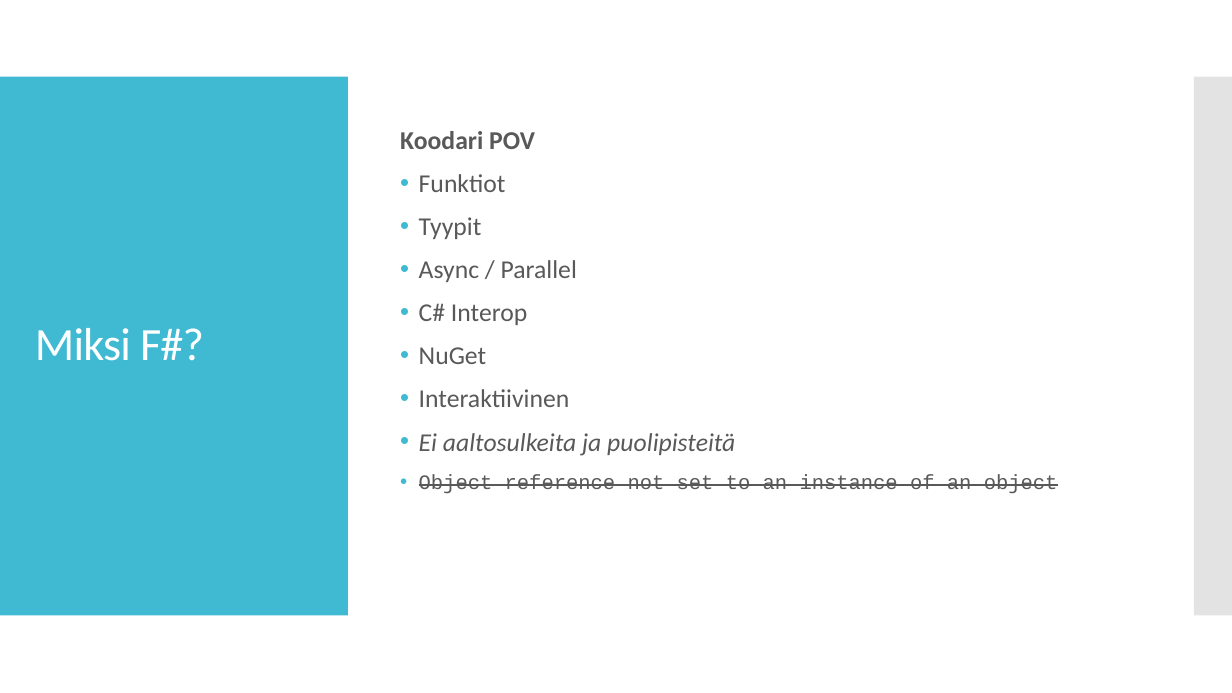
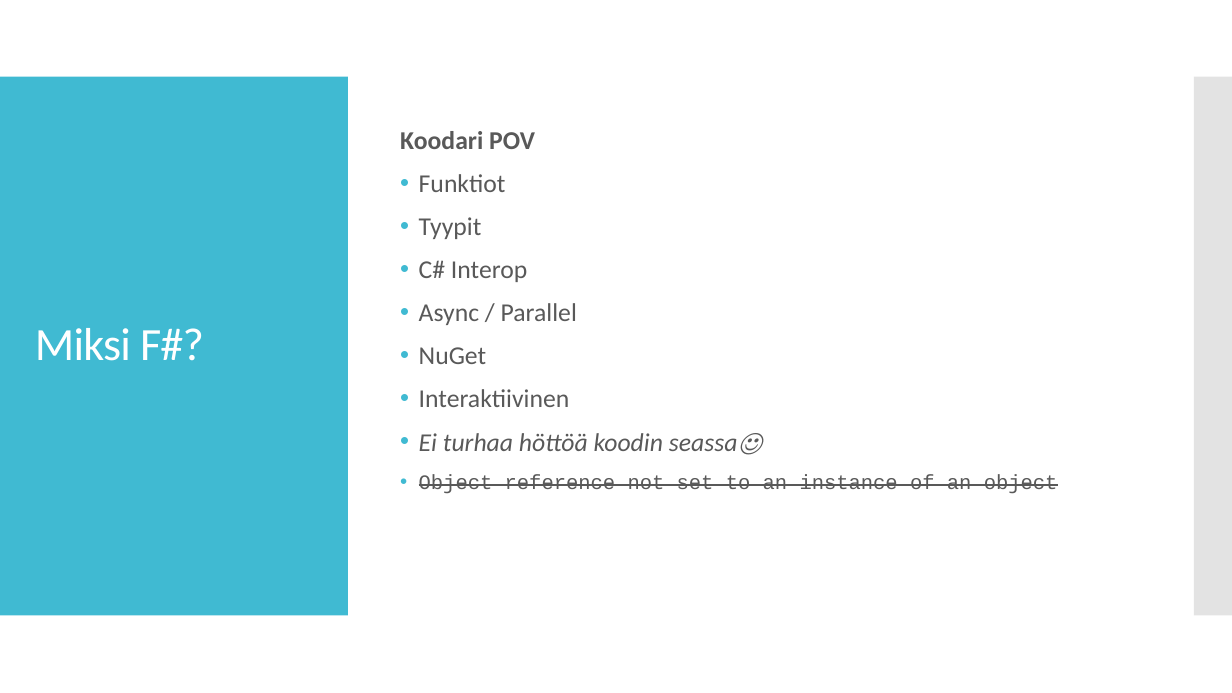
Before and after one commit to supertopi/FSharpRep, a slide deck: slide 6 of F.pptx. Drawn at 1232x693 pixels with LibreOffice and Linux fonts; fonts in the diff are those of the drawing. Boxes give left, top, right and bottom in pixels: in the first picture for what was removed or moved away, otherwise in the second. Text is boxed around its words. In the diff, an @@ line names an element or a change of style, - is before the commit and + after.

Commit message:
Add interop the other way aswell

```diff
--- a/F.pptx
+++ b/F.pptx
@@ text at [419, 260, 527, 282]: paragraph added @@
+• C# Interop
@@ text at [419, 303, 527, 325]: paragraph removed @@
-• C# Interop
@@ text at [419, 433, 738, 451]: text changed @@
-• Ei aaltosulkeita ja puolipisteitä
+• Ei turhaa höttöä koodin seassa☺
```
Also in this commit, not shown: 3 other slides changed, 1 slide added, 7 other files.
